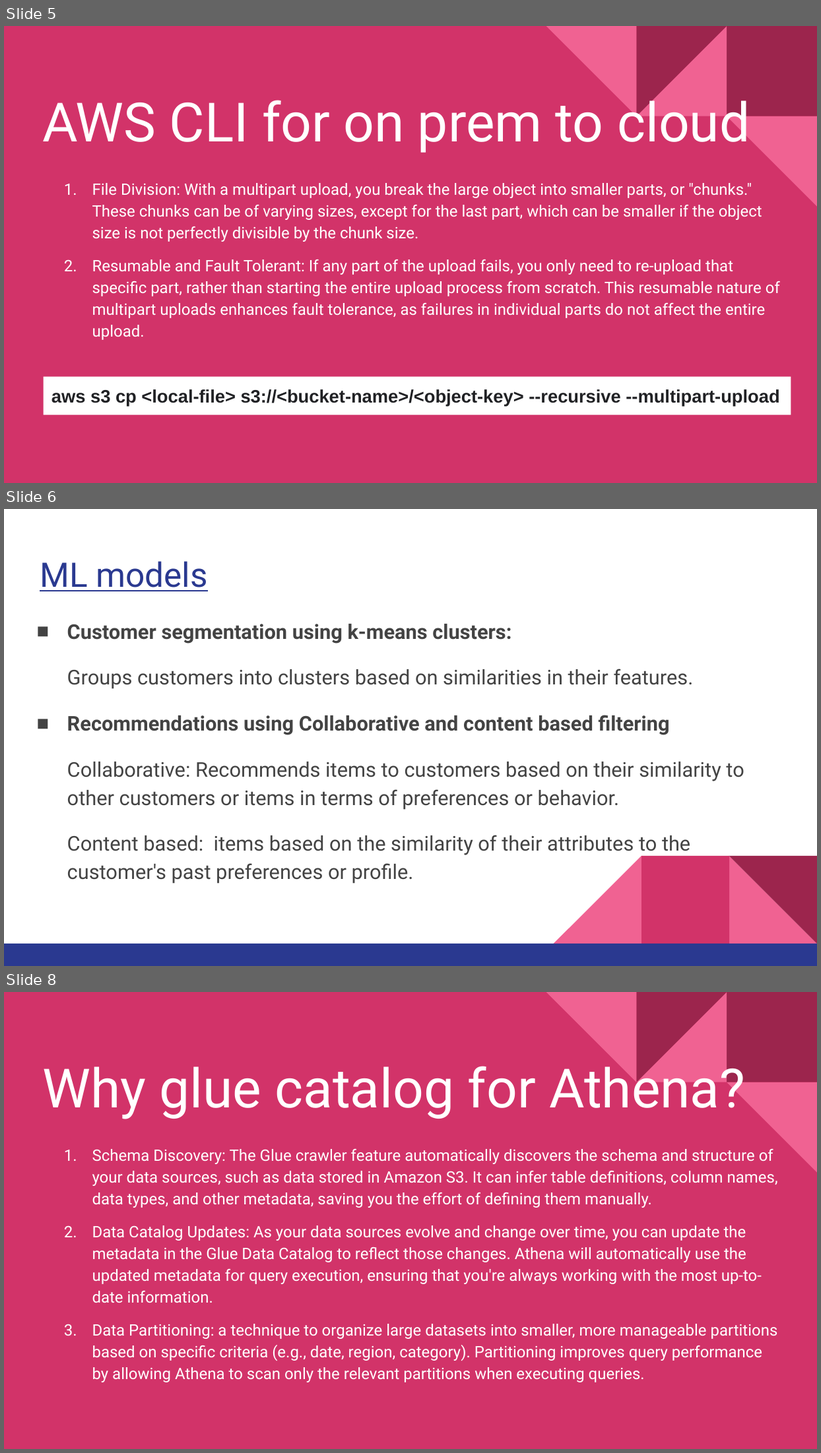
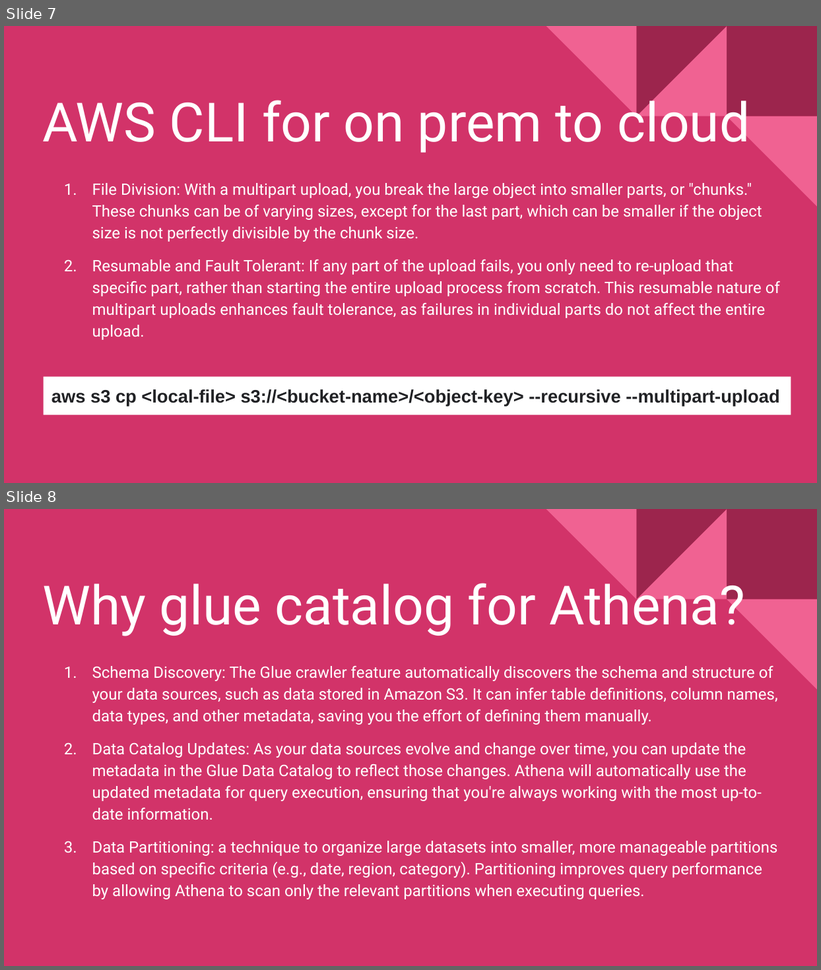
Before and after one commit to gayathri246p/homeworks, a slide deck: Project use case.pptx. Shown one above the other, each under a label of ours: slides 5, 6 and 8 before the commit, slides 7 and 8 after it; the slides between them are not shown. The pictures are 821x1453 and 821x970 pixels, drawn with LibreOffice and Linux fonts; fonts in the diff are those of the drawing. Boxes give left, top, right and bottom in pixels: in the first picture for what was removed or moved away, otherwise in the second. Text is boxed around its words. In the diff, an @@ line names an element or a change of style, - is before the commit and + after.

```diff
--- a/Project use case.pptx
+++ b/Project use case.pptx
@@ slide 6 removed at <box>4,509,817,966</box>, background #FFFFFF @@
@@ title removed at <box>40,561,207,591</box> @@
-ML models
@@ text removed at <box>67,624,744,884</box> @@
-■ Customer segmentation using k-means clusters:
-Groups customers into clusters based on similarities in their features.
-■ Recommendations using Collaborative and content based filtering
-Collaborative: Recommends items to customers based on their similarity to other customers or items in terms of preferences or behavior.
-Content based: items based on the similarity of their attributes to the customer's past preferences or profile.
@@ group removed at <box>4,856,817,966</box>: 3 right triangles, 2 rectangles @@
@@ what was slide 5 is now slide 7 @@
```
Also in this commit, not shown: 2 slides changed, 2 slides added, 1 other slide removed.
